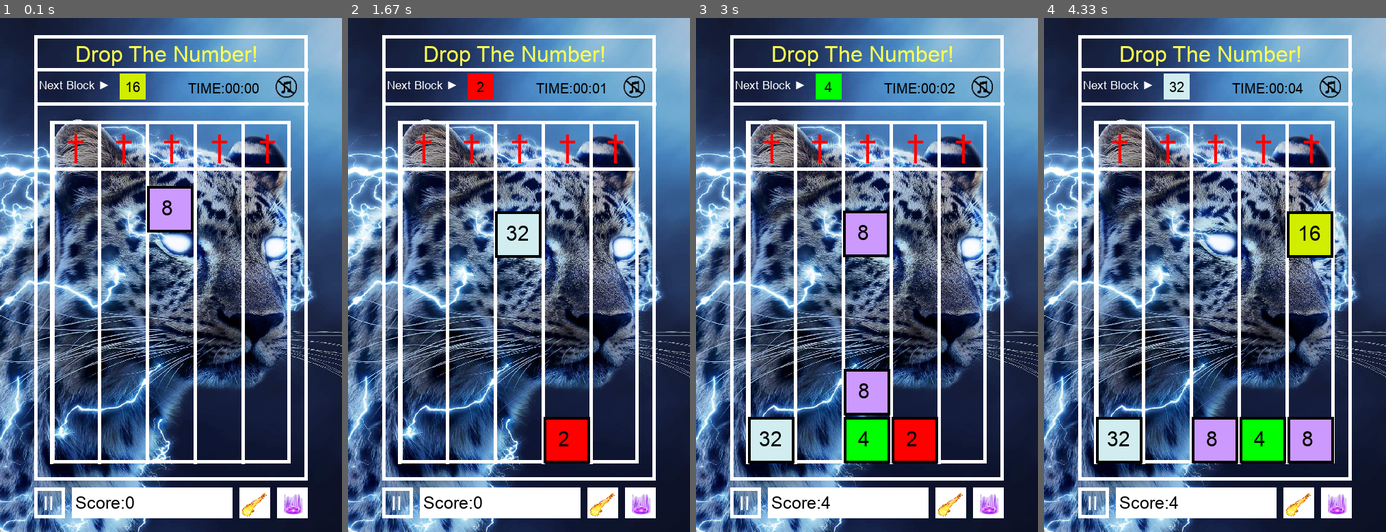
Above: before the commit, frames 1-4 (left to right).
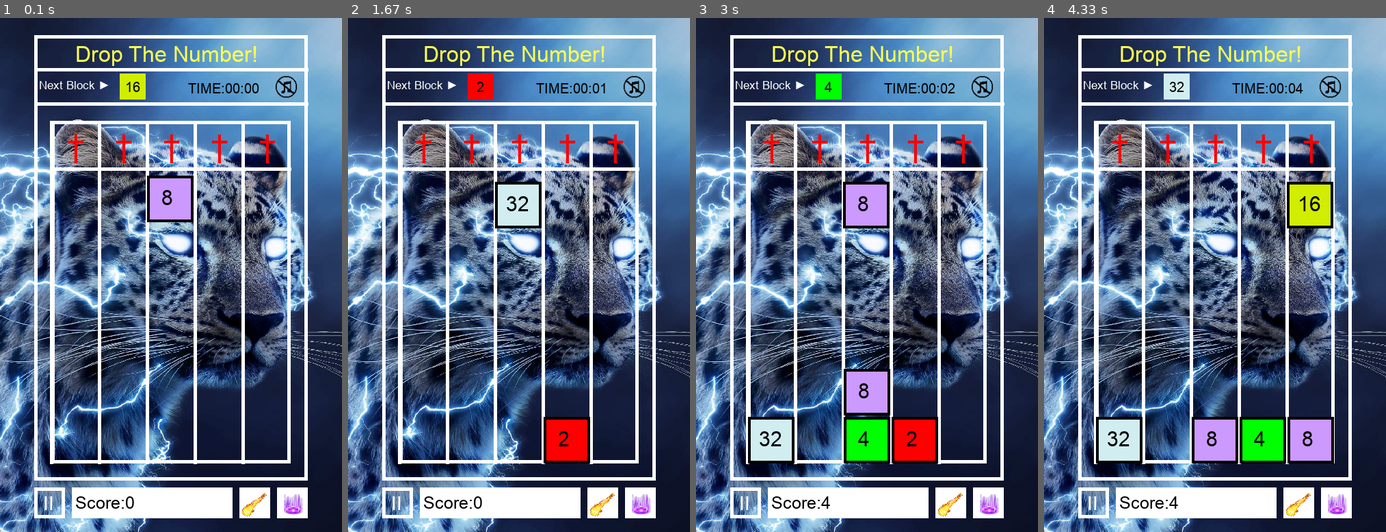
Above: after the commit, the same moments.

Repository: Allen-wa-ng/09170134githw1
Game: pygame game, started from game.py
The game is run twice, just before and just after one commit, with the same random seed, the same clock (stepped at 60 frames per second) and the same inputs.
Inputs (mouse positions are in pixels of both pictures, inside the frame that each line leads up to):
- Up to frame 1 (0.1 s): no input
- Up to frame 2 (1.67 s): click (519, 275) at 0.38 s; click (519, 310) at 0.72 s; click (638, 501) at 1.05 s; click (560, 321) at 1.38 s
- Up to frame 3 (3 s): click (784, 172) at 1.72 s; click (849, 408) at 2.05 s; click (856, 187) at 2.38 s; click (935, 233) at 2.72 s
- Up to frame 4 (4.33 s): click (1297, 501) at 3.05 s; click (1321, 264) at 3.38 s; click (1286, 182) at 3.72 s; click (1115, 177) at 4.05 s

The runs differ from the first frame. In frame 1, 0.8% of the frame differs, in the area x 43-57%, y 30-42%; in frame 2, 1.6%; in frame 3, 1.6%; in frame 4, 1.7%, in the area x 71-85%, y 31-47%.

Commit message:
optimized the speed

Diff:
--- a/game.py
+++ b/game.py
@@ -65,7 +65,7 @@
 # Horizontal superpower cooldown duration
 cool_down_hor = time.time() - cooldown_time_hor
 # delay
-delay=0.005
+delay=0.02
 # Vertical superpower cooldown clicked
 cooldown_clicked_vert = False
 # Vertical superpower cooldown time
@@ -73,7 +73,7 @@
 # Vertical superpower cooldown duration
 cool_down_vert = 0
 # Merging Speed
-mergingSpeed = 2
+mergingSpeed = 3
 # Initial the game (start or restart)
 def resetGame():
     random.seed()
